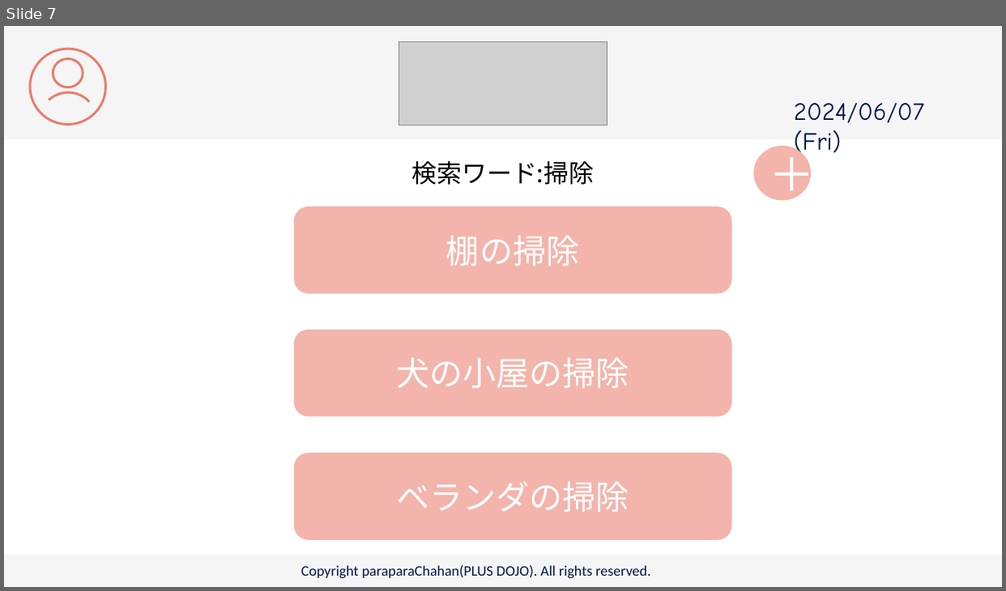
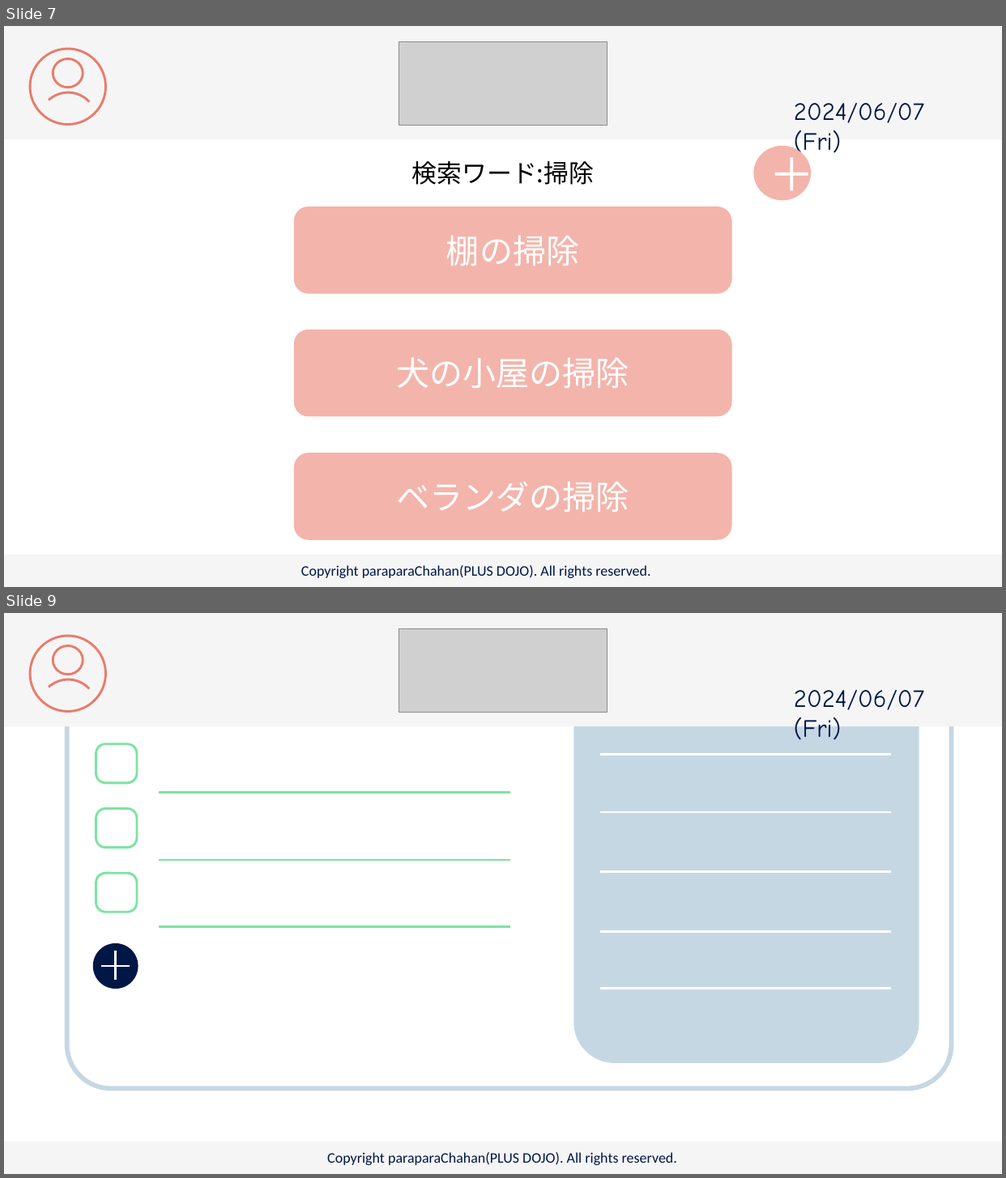
Before and after one commit to plusdojo2024/C2, a slide deck: doc/13_外部設計/famiLink 画面デザイン.pptx. Shown one above the other, each under a label of ours: slide 7 before the commit, slides 7 and 9 after it; the slides between them are not shown. The pictures are 1006x591 and 1006x1178 pixels, drawn with LibreOffice and Linux fonts; fonts in the diff are those of the drawing; grey boxes stand for pictures. Boxes give left, top, right and bottom in pixels: in the first picture for what was removed or moved away, otherwise in the second. Text is boxed around its words. In the diff, an @@ line names an element or a change of style, - is before the commit and + after.

```diff
--- a/doc/13_外部設計/famiLink 画面デザイン.pptx
+++ b/doc/13_外部設計/famiLink 画面デザイン.pptx
@@ slide 9 added at (4, 613, 1002, 1174), background #FFFFFF @@
@@ rectangle added at (4, 613, 1002, 726), fill #F5F5F5 @@
@@ ellipse added at (30, 636, 106, 711), outline #EA7B6B 2.25 pt @@
@@ picture added at (399, 629, 607, 713) @@
@@ ellipse added at (53, 646, 83, 675), outline #EA7B6B 2.25 pt @@
@@ arc (boxed as its full ellipse) added at (27, 667, 108, 748), outline #EA7B6B 2.25 pt @@
@@ text added at (794, 690, 924, 740), 24 pt, text #001746 @@
+2024/06/07 (Fri)
@@ round same rect added at (67, 717, 952, 1089), outline #C6D7E4 4.5 pt @@
@@ round same rect added at (573, 712, 918, 1063), fill #C6D7E4 @@
@@ rounded rectangle added at (96, 744, 138, 783), outline #7DE3A1 2.25 pt @@
@@ line added from (600, 755) to (891, 755), #FFFFFF 2.25 pt @@
@@ line added from (159, 793) to (510, 793), #7DE3A1 2.25 pt @@
@@ rounded rectangle added at (96, 808, 138, 847), outline #7DE3A1 2.25 pt @@
@@ line added from (600, 812) to (891, 812), #FFFFFF 2.25 pt @@
@@ rounded rectangle added at (96, 874, 138, 913), outline #7DE3A1 2.25 pt @@
@@ line added from (159, 860) to (510, 860), #7DE3A1 2.25 pt @@
@@ line added from (600, 871) to (891, 871), #FFFFFF 2.25 pt @@
@@ line added from (159, 926) to (510, 926), #7DE3A1 2.25 pt @@
@@ ellipse added at (94, 944, 138, 988), fill #001746, outline #001746 1 pt @@
@@ line added from (116, 951) to (116, 980), #FFFFFF 2.25 pt @@
@@ line added from (600, 932) to (891, 932), #FFFFFF 2.25 pt @@
@@ line added from (101, 966) to (130, 966), #FFFFFF 2.25 pt @@
@@ line added from (600, 989) to (891, 989), #FFFFFF 2.25 pt @@
@@ rectangle added at (4, 1142, 1002, 1174), fill #F5F5F5 @@
@@ text added at (327, 1152, 677, 1165), 14 pt, text #001746 @@
+Copyright paraparaChahan(PLUS DOJO). All rights reserved.
```
Also in this commit, not shown: 5 other slides added.
